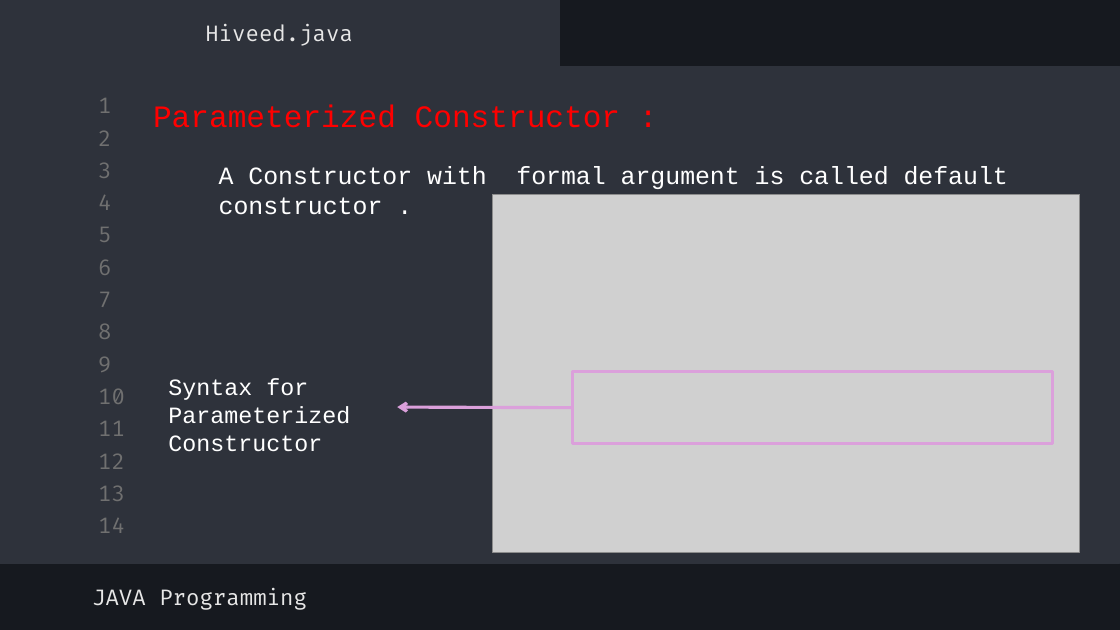
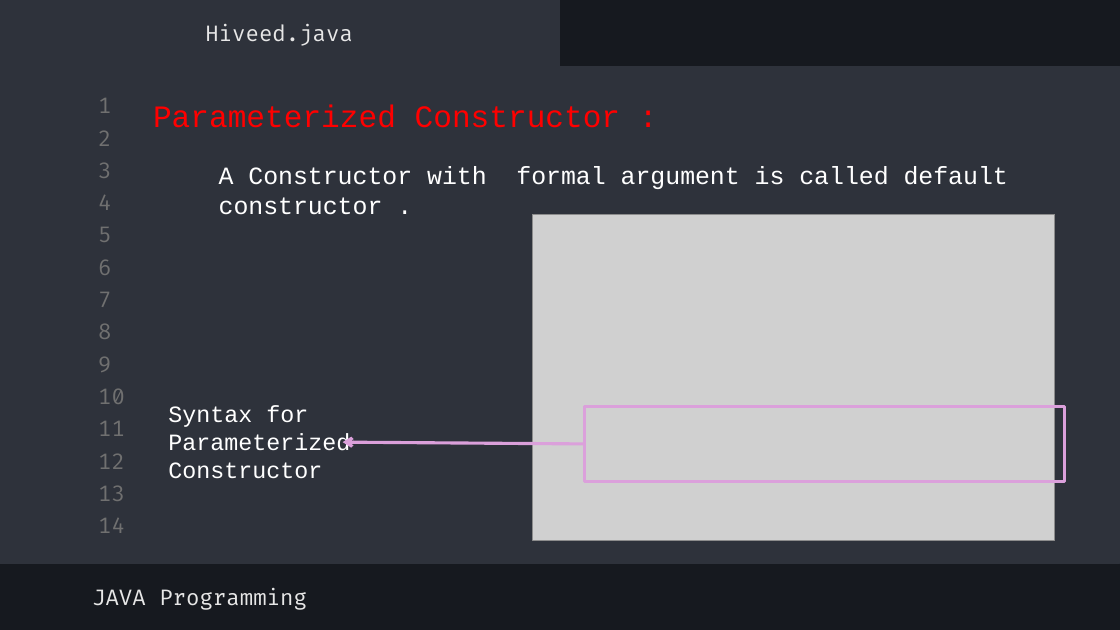
Before and after one commit to The-HiveEd/Notes, a slide deck: slide 11 of JAVA PPT/Day14.pptx. Drawn at 1120x630 pixels with LibreOffice and Linux fonts; fonts in the diff are those of the drawing; grey boxes stand for pictures. Boxes give left, top, right and bottom in pixels: in the first picture for what was removed or moved away, otherwise in the second. Text is boxed around its words. In the diff, an @@ line names an element or a change of style, - is before the commit and + after.

```diff
--- a/JAVA PPT/Day14.pptx
+++ b/JAVA PPT/Day14.pptx
@@ picture: place and size @@
-picture at box(492, 194, 1079, 552)
+picture at box(533, 214, 1055, 540)
@@ text "Syntax for Parameterized Constructor": place and size @@
-text "Syntax for Parameterized Constructor" at box(168, 378, 350, 452)
+text "Syntax for Parameterized Constructor" at box(168, 406, 350, 479)
@@ rectangle: place and size @@
-rectangle at box(572, 372, 1053, 444)
+rectangle at box(585, 407, 1065, 482)
@@ arrow moved from (572, 408) - (398, 407) to (585, 444) - (343, 442) @@
```
Also in this commit, not shown: 3 other slides changed, 15 other files.
